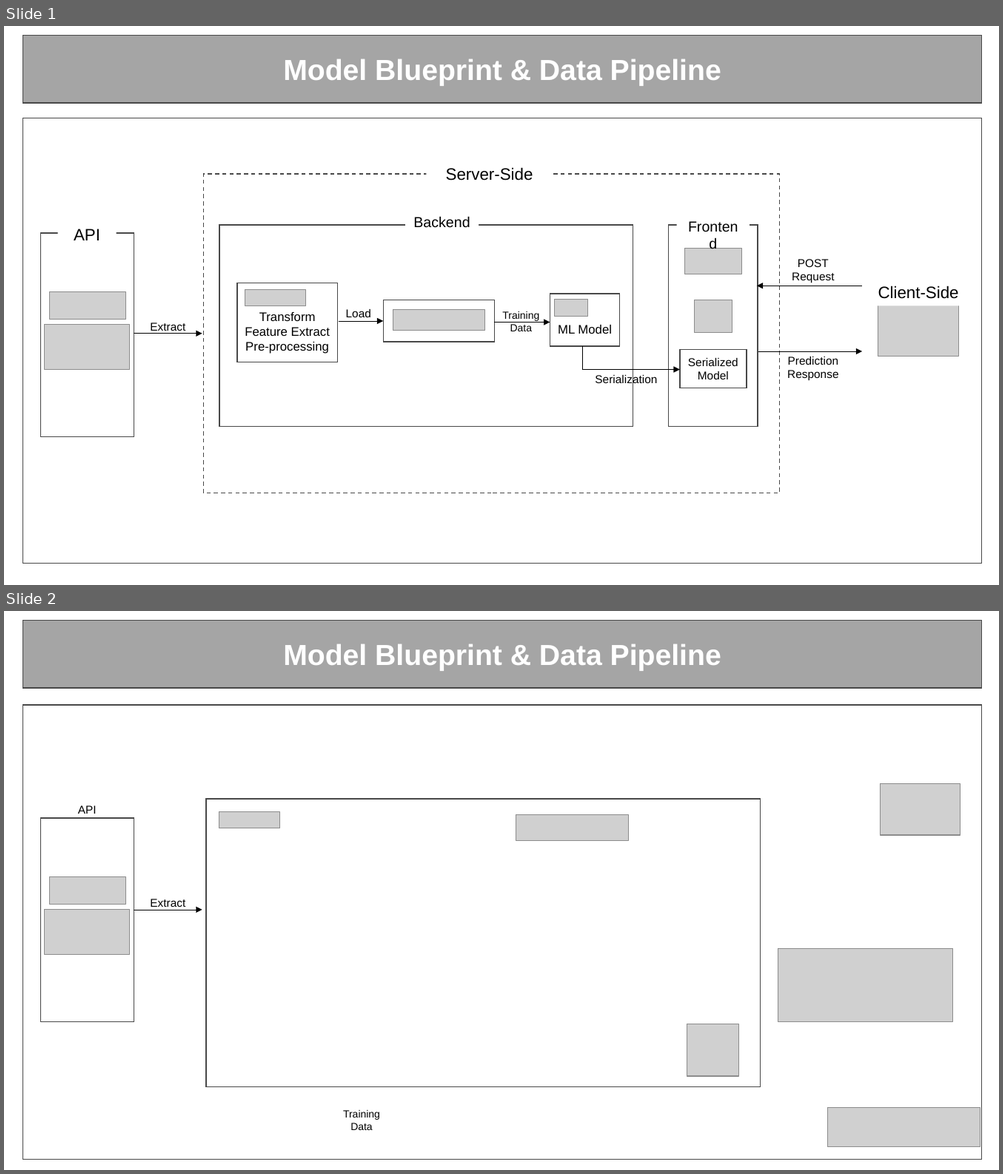
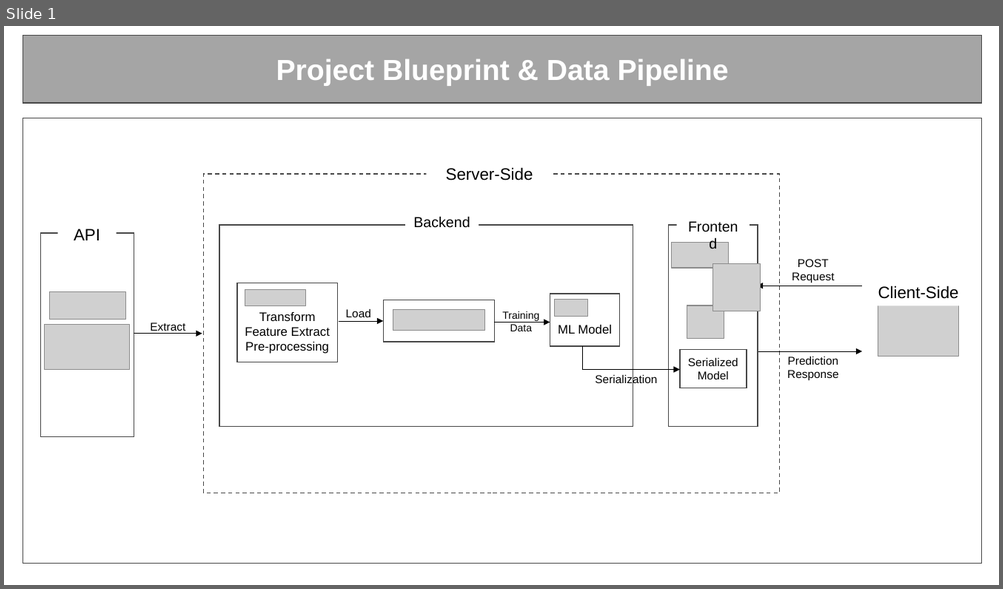
Before and after one commit to VickusWan/my_portfolio, a slide deck: static/blueprints.pptx. Shown one above the other, each under a label of ours: slides 1 and 2 before the commit, slide 1 after it. The pictures are 1003x1174 and 1003x589 pixels, drawn with LibreOffice and Linux fonts; fonts in the diff are those of the drawing; grey boxes stand for pictures. Boxes give left, top, right and bottom in pixels: in the first picture for what was removed or moved away, otherwise in the second. Text is boxed around its words. In the diff, an @@ line names an element or a change of style, - is before the commit and + after.

```diff
--- a/static/blueprints.pptx
+++ b/static/blueprints.pptx
@@ slide 2 removed at bbox=[4, 611, 999, 1170], background #FFFFFF @@
@@ rectangle removed at bbox=[22, 620, 982, 688] @@
-Model Blueprint & Data Pipeline
@@ rectangle removed at bbox=[22, 705, 982, 1160] @@
@@ picture removed at bbox=[880, 784, 961, 835] @@
@@ text removed at bbox=[78, 806, 96, 814] @@
-API
@@ rectangle removed at bbox=[206, 799, 760, 1088] @@
@@ rectangle removed at bbox=[40, 818, 134, 1022] @@
@@ picture removed at bbox=[219, 812, 280, 828] @@
@@ picture removed at bbox=[516, 815, 628, 841] @@
@@ picture removed at bbox=[50, 877, 125, 904] @@
@@ text removed at bbox=[150, 899, 185, 907] @@
-Extract
@@ picture removed at bbox=[44, 910, 129, 955] @@
@@ arrow removed from (134, 910) to (202, 910) @@
@@ picture removed at bbox=[778, 949, 953, 1023] @@
@@ picture removed at bbox=[687, 1025, 739, 1076] @@
@@ text removed at bbox=[343, 1111, 380, 1130] @@
-Training Data
@@ picture removed at bbox=[828, 1108, 980, 1147] @@
@@ slide 1 changed as well @@
@@ text in rectangle at bbox=[276, 59, 728, 86]: text changed @@
-Model Blueprint & Data Pipeline
+Project Blueprint & Data Pipeline
@@ picture: place and size @@
-picture at bbox=[685, 248, 742, 275]
+picture at bbox=[671, 242, 728, 269]
@@ picture added at bbox=[713, 264, 760, 311] @@
@@ picture: place and size @@
-picture at bbox=[694, 300, 731, 332]
+picture at bbox=[687, 306, 724, 338]
```
Also in this commit, not shown: 3 slides added, 17 other files.
